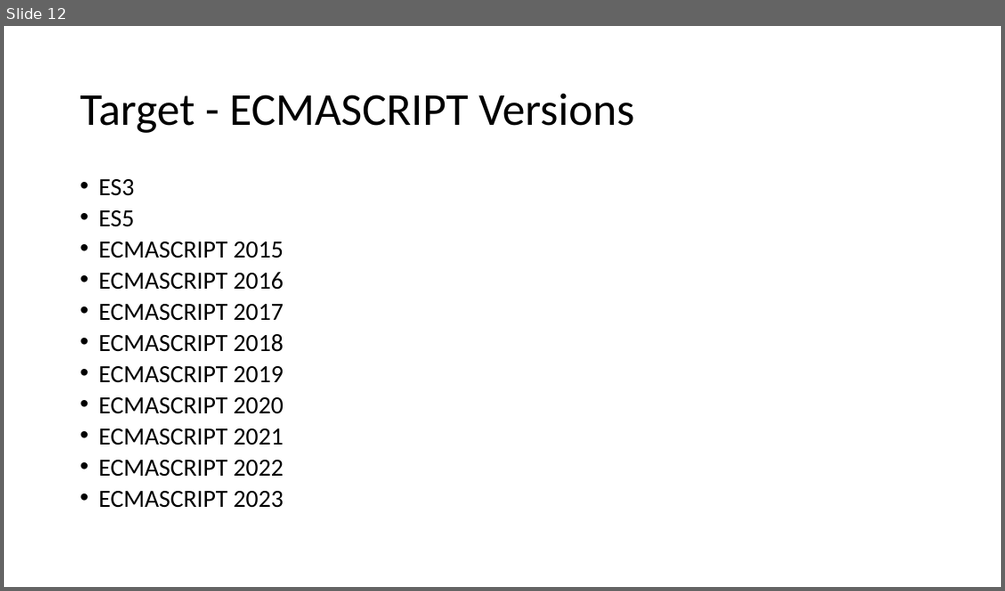
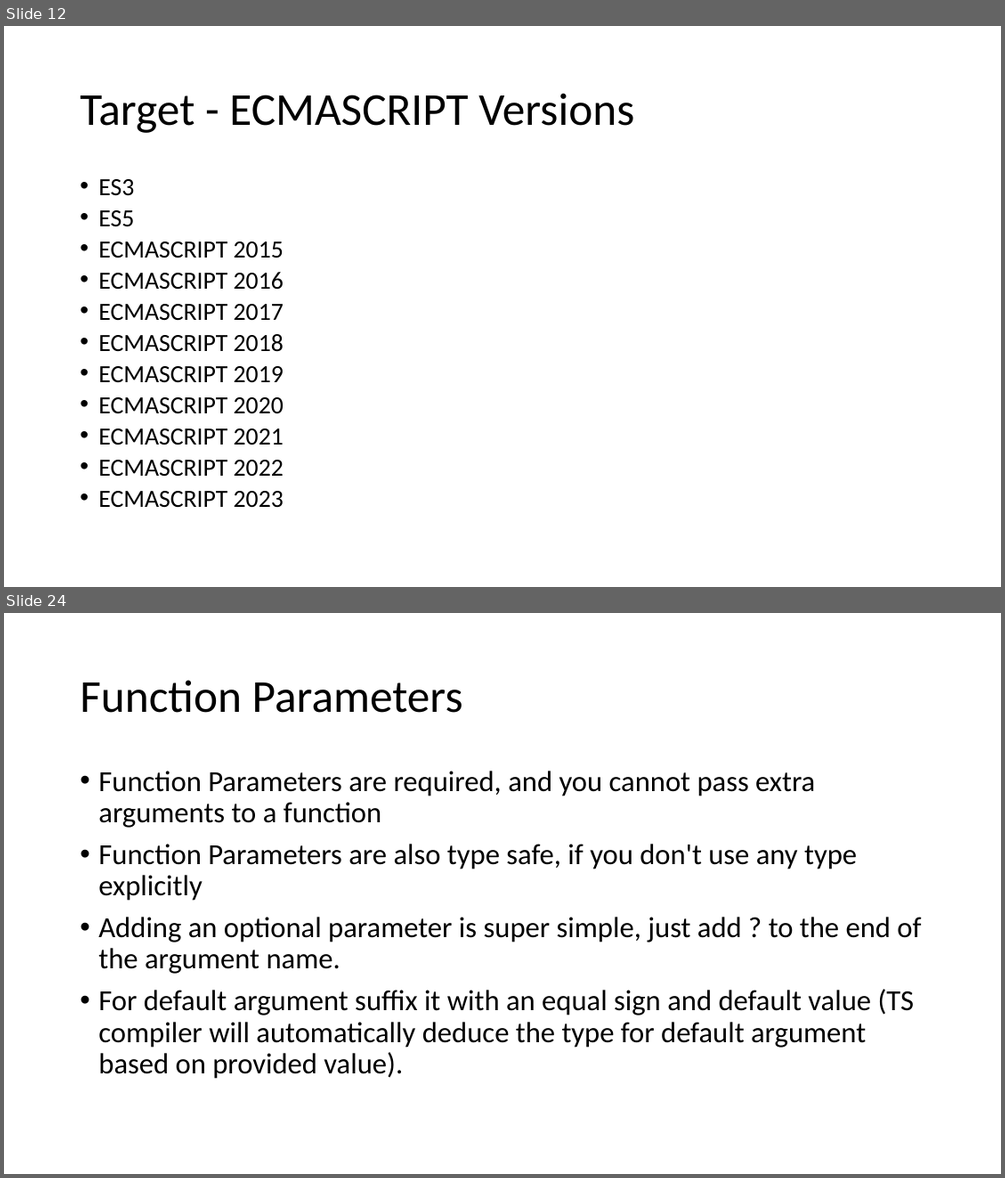
Before and after one commit to explore-with-manish/BFL_Byte_Jul23, a slide deck: Ng-Byte.pptx. Shown one above the other, each under a label of ours: slide 12 before the commit, slides 12 and 24 after it; the slides between them are not shown. The pictures are 1005x591 and 1005x1178 pixels, drawn with LibreOffice and Linux fonts; fonts in the diff are those of the drawing. Boxes give left, top, right and bottom in pixels: in the first picture for what was removed or moved away, otherwise in the second. Text is boxed around its words. In the diff, an @@ line names an element or a change of style, - is before the commit and + after.

```diff
--- a/Ng-Byte.pptx
+++ b/Ng-Byte.pptx
@@ slide 24 added at (4, 613, 1001, 1174), background #FFFFFF @@
@@ title added at (80, 680, 463, 713), 44 pt, text #000000 @@
+Function Parameters
@@ text added at (98, 771, 921, 1078), 28 pt, text #000000 @@
+• Function Parameters are required, and you cannot pass extra arguments to a function
+• Function Parameters are also type safe, if you don't use any type explicitly
+• Adding an optional parameter is super simple, just add ? to the end of the argument name.
+• For default argument suffix it with an equal sign and default value (TS compiler will automatically deduce the type for default argument based on provided value).
```
Also in this commit, not shown: 57 other slides added.
